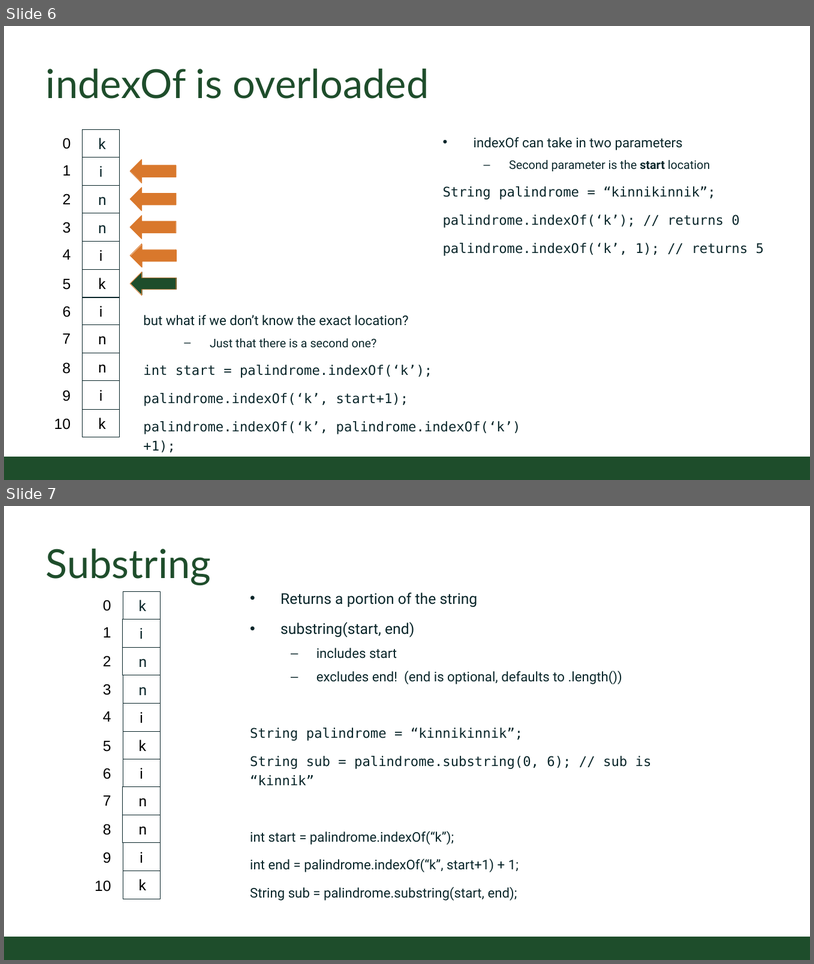
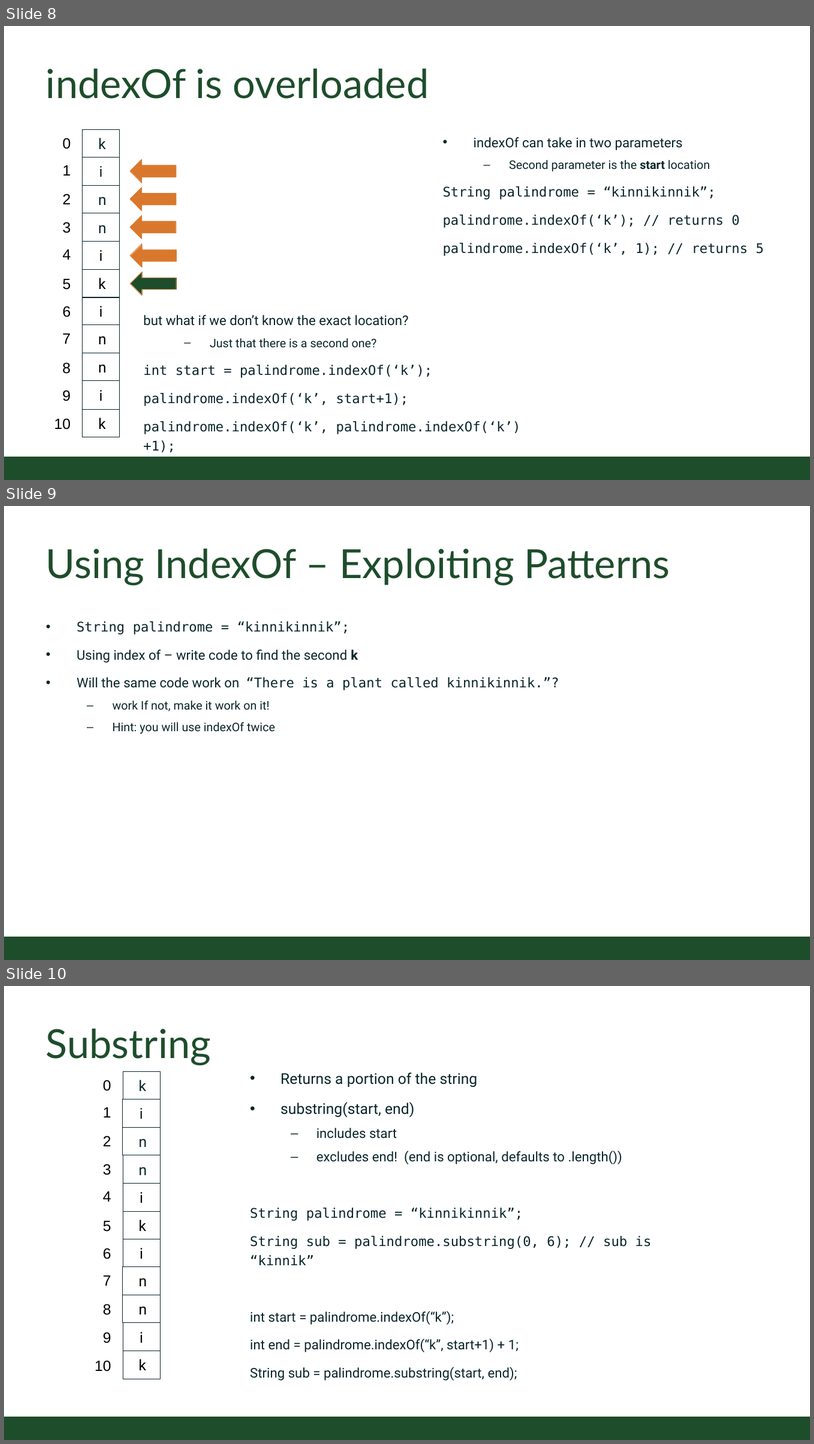
Before and after one commit to CSU-CompSci-CS163-4/Handouts, a slide deck: slides/On-Campus/05_03_StringManipulation.pptx. Shown one above the other, each under a label of ours: slides 6 and 7 before the commit, slides 8, 9 and 10 after it. The pictures are 814x964 and 814x1444 pixels, drawn with LibreOffice and Linux fonts; fonts in the diff are those of the drawing; background and template pictures are left out. Boxes give left, top, right and bottom in pixels: in the first picture for what was removed or moved away, otherwise in the second. Text is boxed around its words. In the diff, an @@ line names an element or a change of style, - is before the commit and + after.

```diff
--- a/slides/On-Campus/05_03_StringManipulation.pptx
+++ b/slides/On-Campus/05_03_StringManipulation.pptx
@@ slide 9 added at [4, 506, 810, 960], background #FFFFFF; not listed: 1 template element that a slide beside it also shows @@
@@ title added at [46, 549, 671, 585], 54 pt, text #1E4D2B @@
+Using IndexOf – Exploiting Patterns
@@ text added at [77, 621, 559, 734], 18 pt, text #092529 @@
+• String palindrome = “kinnikinnik”;
+• Using index of – write code to find the second k
+• Will the same code work on “There is a plant called kinnikinnik.”?
+  – work If not, make it work on it!
+  – Hint: you will use indexOf twice
@@ what was slide 6 is now slide 8 @@
@@ what was slide 7 is now slide 10 @@
```
Also in this commit, not shown: 3 other slides added, 1 other file.
